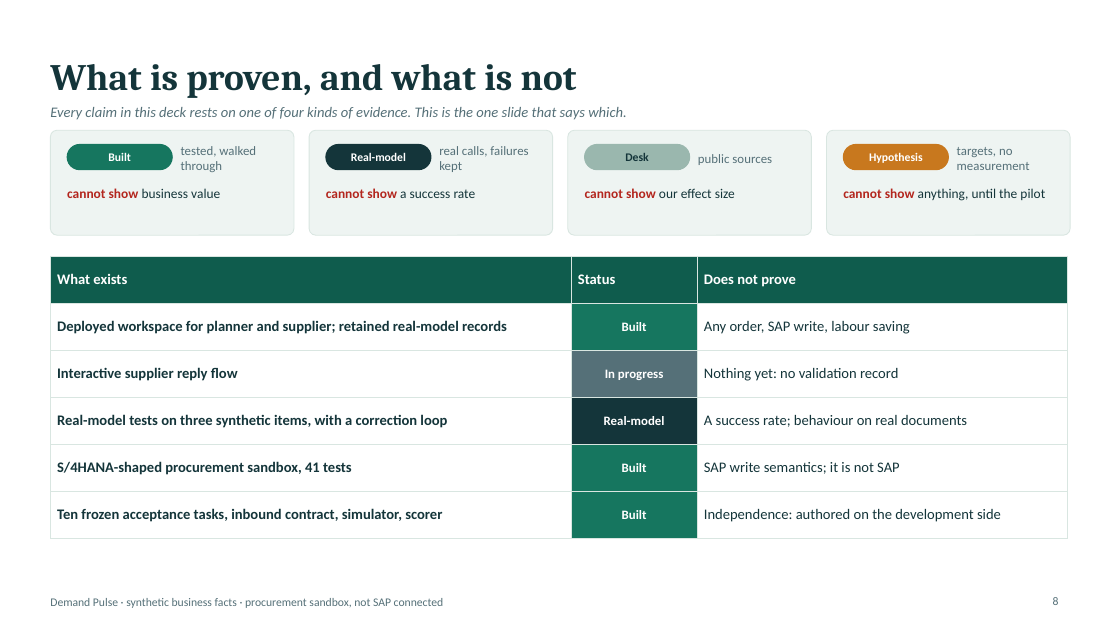
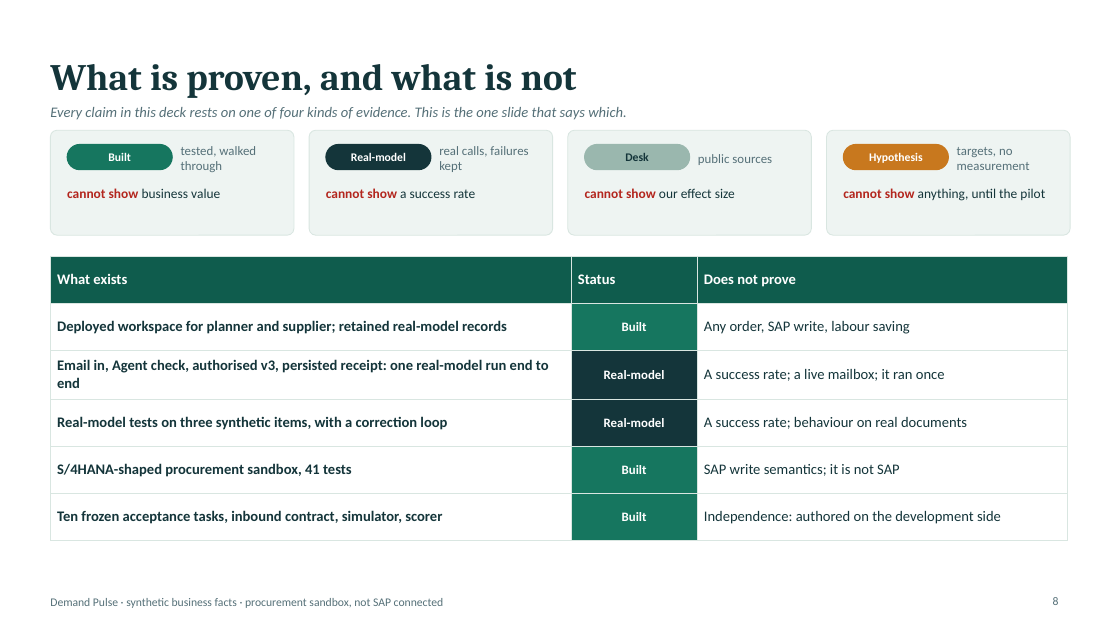
Before and after one commit to logisticPM/sap, a slide deck: slide 8 of presentations/SAP_Demand_Pulse_Business_Case_Deck.pptx. Drawn at 1120x630 pixels with LibreOffice and Linux fonts; fonts in the diff are those of the drawing. Boxes give left, top, right and bottom in pixels: in the first picture for what was removed or moved away, otherwise in the second. Text is boxed around its words. In the diff, an @@ line names an element or a change of style, - is before the commit and + after.

```diff
--- a/presentations/SAP_Demand_Pulse_Business_Case_Deck.pptx
+++ b/presentations/SAP_Demand_Pulse_Business_Case_Deck.pptx
@@ table at [50,256,1067,528] @@
-row 3: Interactive supplier reply flow | In progress | Nothing yet: no validation record
+row 3: Email in, Agent check, authorised v3, persisted receipt: one real-model run end to end | Real-model | A success rate; a live mailbox; it ran once
@@ fill #557078 to #14353A in row 3, column 2 @@
```
Also in this commit, not shown: 3 other slides changed, 1 slide added, 1 slide removed, 3 other files.
